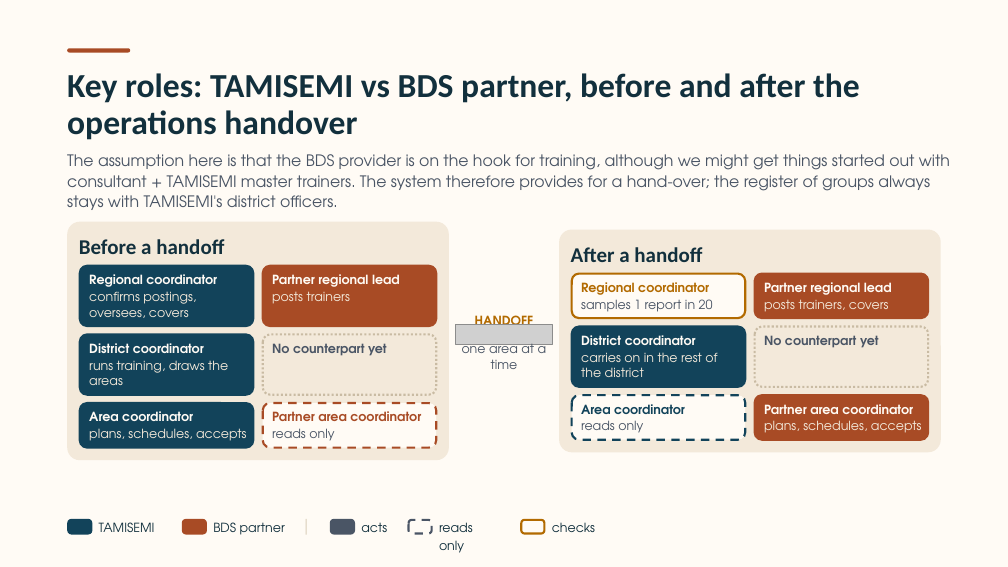
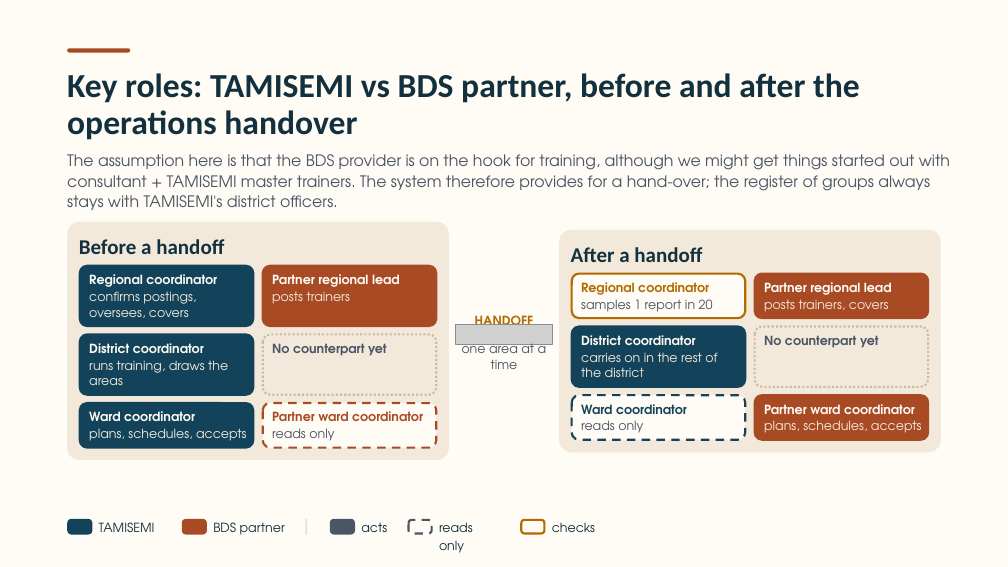
Before and after one commit to andvraman/cmg-cap, a slide deck: slide 5 of CMG-Training-system-introduction.pptx. Drawn at 1008x567 pixels with LibreOffice and Linux fonts; fonts in the diff are those of the drawing; grey boxes stand for pictures. Boxes give left, top, right and bottom in pixels: in the first picture for what was removed or moved away, otherwise in the second. Text is boxed around its words. In the diff, an @@ line names an element or a change of style, - is before the commit and + after.

```diff
--- a/CMG-Training-system-introduction.pptx
+++ b/CMG-Training-system-introduction.pptx
@@ text at [89,411,195,421]: text changed @@
-Area coordinator
+Ward coordinator
@@ text at [272,411,423,421]: text changed @@
-Partner area coordinator
+Partner ward coordinator
@@ text at [581,404,687,414]: text changed @@
-Area coordinator
+Ward coordinator
@@ text at [764,404,915,414]: text changed @@
-Partner area coordinator
+Partner ward coordinator
```
Also in this commit, not shown: 1 other slide changed, 1 other file.
